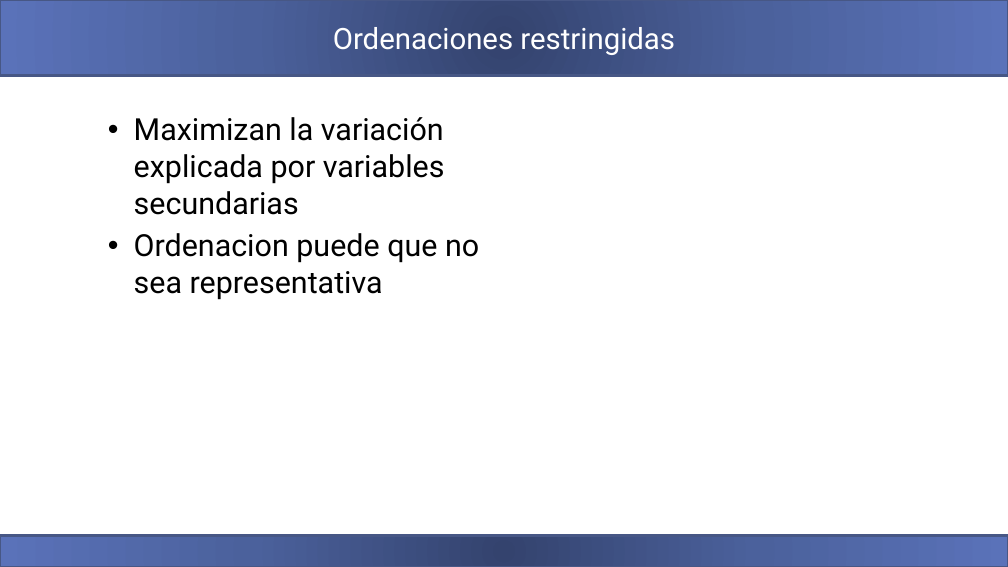
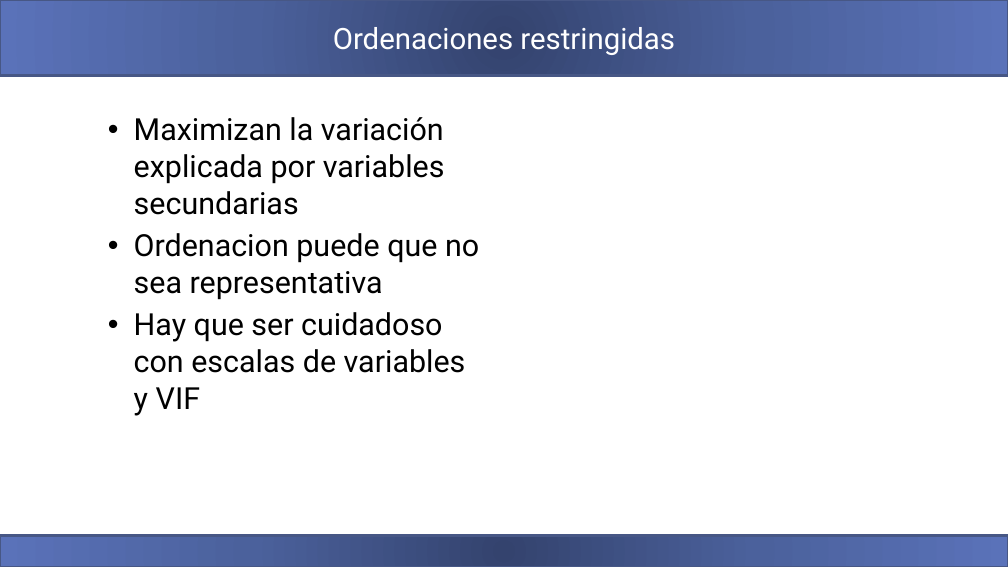
Before and after one commit to carden24/2018_Taller_Genomica_ambiental, a slide deck: slide 12 of W5_Analisis_multivariado_de_comunidades.pptx (slide 7 before the commit). Drawn at 1008x567 pixels with LibreOffice and Linux fonts; fonts in the diff are those of the drawing. Boxes give left, top, right and bottom in pixels: in the first picture for what was removed or moved away, otherwise in the second. Text is boxed around its words. In the diff, an @@ line names an element or a change of style, - is before the commit and + after.

```diff
--- a/W5_Analisis_multivariado_de_comunidades.pptx
+++ b/W5_Analisis_multivariado_de_comunidades.pptx
@@ text at [134, 312, 466, 416]: paragraph added @@
+• Hay que ser cuidadoso con escalas de variables y VIF
```
Also in this commit, not shown: 8 slides added, 1 slide removed, 2 other files.
